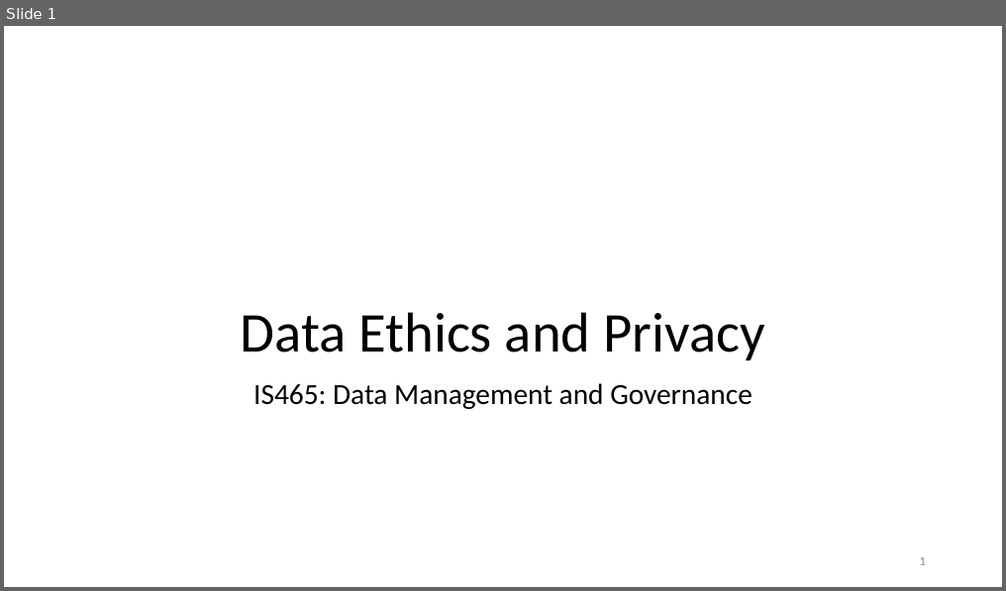
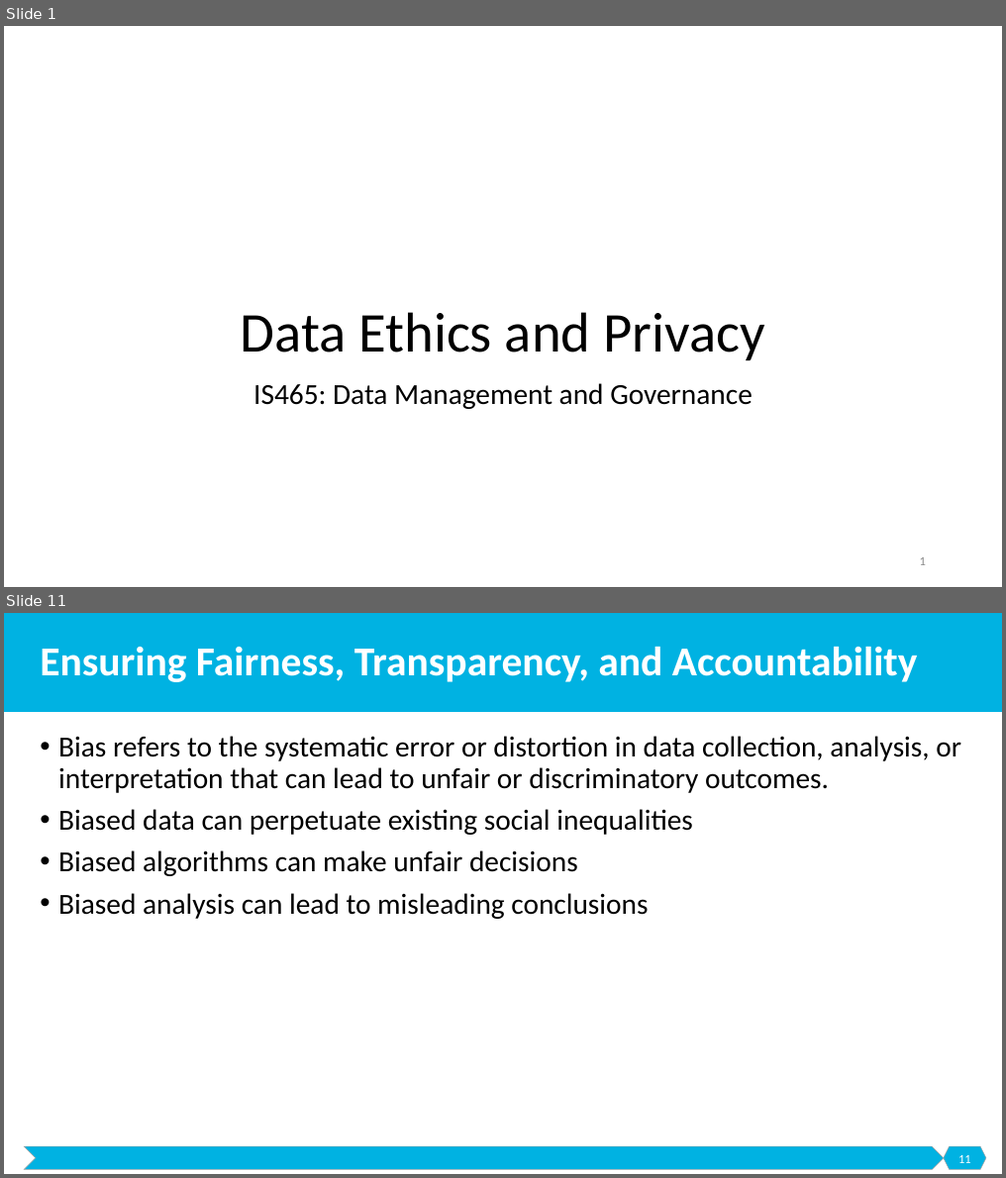
Before and after one commit to malenezi/malenezi, a slide deck: IS466/Lectures/7-DEP/Data Ethics and Privacy.pptx. Shown one above the other, each under a label of ours: slide 1 before the commit, slides 1 and 11 after it; the slides between them are not shown. The pictures are 1006x591 and 1006x1178 pixels, drawn with LibreOffice and Linux fonts; fonts in the diff are those of the drawing; background and template pictures are left out. Boxes give left, top, right and bottom in pixels: in the first picture for what was removed or moved away, otherwise in the second. Text is boxed around its words. In the diff, an @@ line names an element or a change of style, - is before the commit and + after.

```diff
--- a/IS466/Lectures/7-DEP/Data Ethics and Privacy.pptx
+++ b/IS466/Lectures/7-DEP/Data Ethics and Privacy.pptx
@@ slide 11 added at box(4, 613, 1002, 1174), background #FFFFFF @@
@@ rectangle added at box(4, 613, 1002, 712), fill #00B2E2 @@
@@ title added at box(40, 646, 918, 682), 39.6 pt, text #FFFFFF, bold @@
+Ensuring Fairness, Transparency, and Accountability
@@ text added at box(58, 736, 961, 919), 28 pt, text #000000 @@
+• Bias refers to the systematic error or distortion in data collection, analysis, or interpretation that can lead to unfair or discriminatory outcomes.
+• Biased data can perpetuate existing social inequalities
+• Biased algorithms can make unfair decisions
+• Biased analysis can lead to misleading conclusions
@@ chevron added at box(24, 1147, 944, 1170), fill #00B2E2, outline #A5A5A5 0.5 pt @@
@@ hexagon added at box(944, 1147, 986, 1170), fill #00B2E2, outline #A5A5A5 0.5 pt @@
@@ page number added at box(958, 1156, 971, 1163), 12 pt, text #FFFFFF @@
+11
```
Also in this commit, not shown: 3 slides changed, 51 other slides added, 2 other files.
